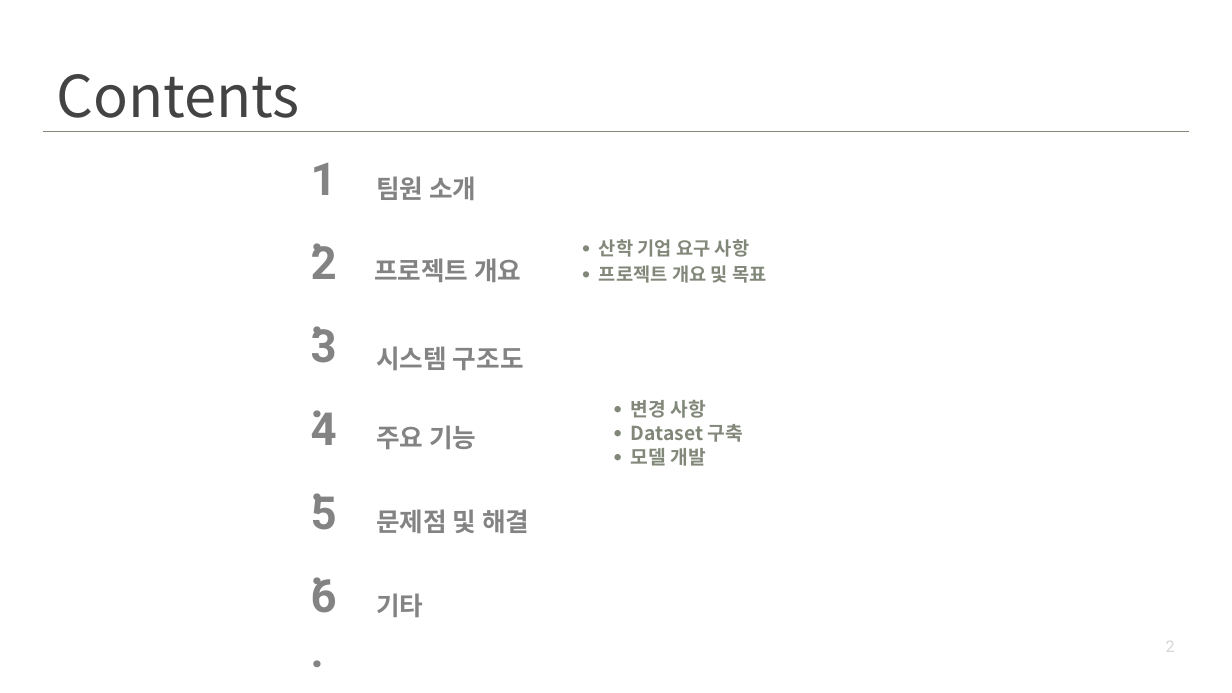
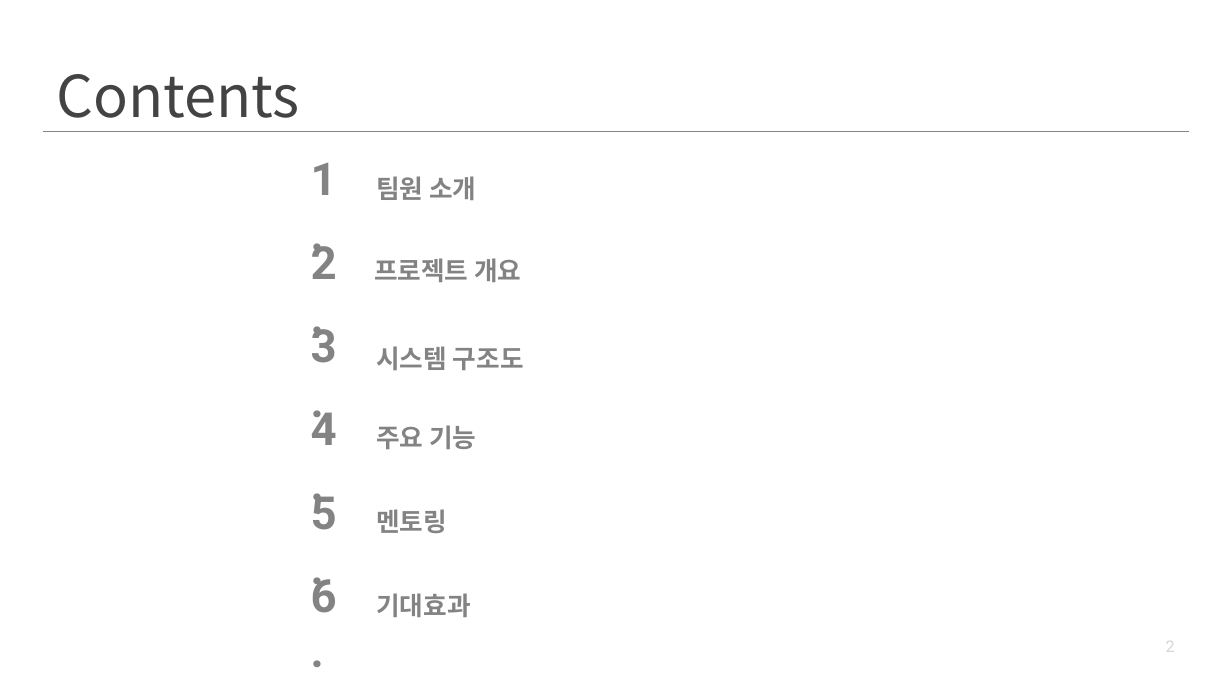
Before and after one commit to kookmin-sw/capstone-2021-14, a slide deck: slide 2 of docs/Capstone-team14-presentation.pptx. Drawn at 1232x693 pixels with LibreOffice and Linux fonts; fonts in the diff are those of the drawing. Boxes give left, top, right and bottom in pixels: in the first picture for what was removed or moved away, otherwise in the second. Text is boxed around its words. In the diff, an @@ line names an element or a change of style, - is before the commit and + after.

```diff
--- a/docs/Capstone-team14-presentation.pptx
+++ b/docs/Capstone-team14-presentation.pptx
@@ text removed at box(599, 239, 766, 283) @@
-• 산학 기업 요구 사항
-• 프로젝트 개요 및 목표
@@ text removed at box(631, 400, 743, 466) @@
-• 변경 사항
-• Dataset 구축
-• 모델 개발
@@ text at box(376, 509, 447, 533): text changed @@
-문제점 및 해결
+멘토링
@@ text at box(376, 593, 470, 617): text changed @@
-기타
+기대효과
```
Also in this commit, not shown: 2 other slides changed, 2 other files.
